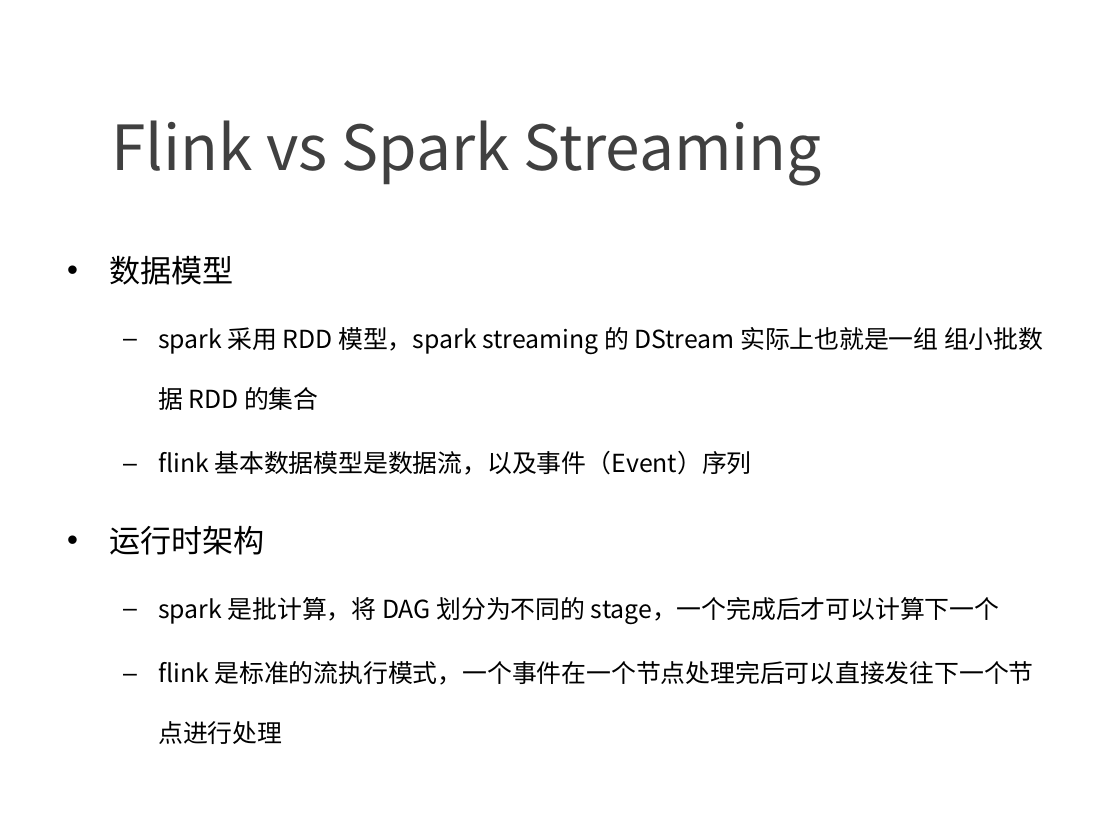
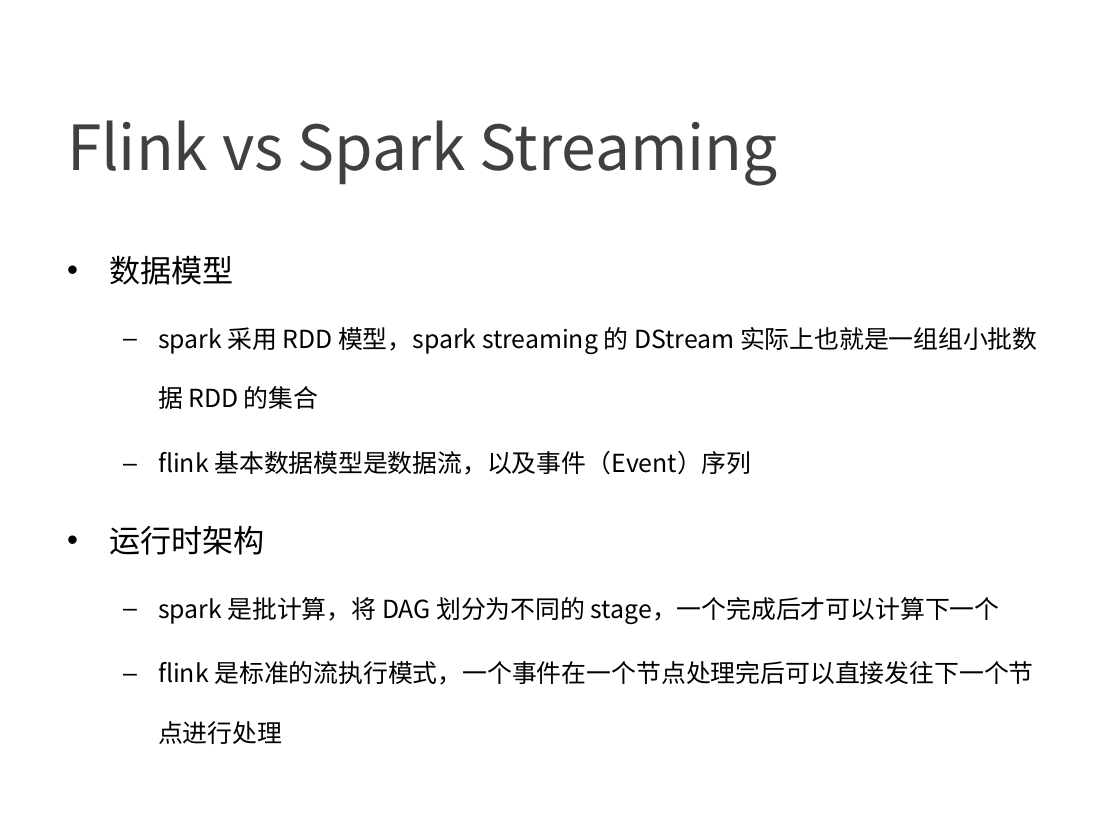
Before and after one commit to confucianzuoyuan/flink-tutorial, a slide deck: slide 20 of slides/1_Flink简介.pptx (slide 18 before the commit). Drawn at 1120x840 pixels with LibreOffice and Linux fonts; fonts in the diff are those of the drawing; background and template pictures are left out. Boxes give left, top, right and bottom in pixels: in the first picture for what was removed or moved away, otherwise in the second. Text is boxed around its words. In the diff, an @@ line names an element or a change of style, - is before the commit and + after.

```diff
--- a/slides/1_Flink简介.pptx
+++ b/slides/1_Flink简介.pptx
@@ text "Flink vs Spark Streaming" at (67,120,777,186): indent changed @@
@@ text at (109,255,1033,744): indent changed @@
@@ text at (158,327,1038,409): text changed @@
-  – spark 采用 RDD 模型，spark streaming 的 DStream 实际上也就是一组 组小批数据 RDD 的集合
+  – spark 采用 RDD 模型，spark streaming 的 DStream 实际上也就是一组组小批数据 RDD 的集合
```
Also in this commit, not shown: 17 other slides changed, 2 slides added, 18 other files.
